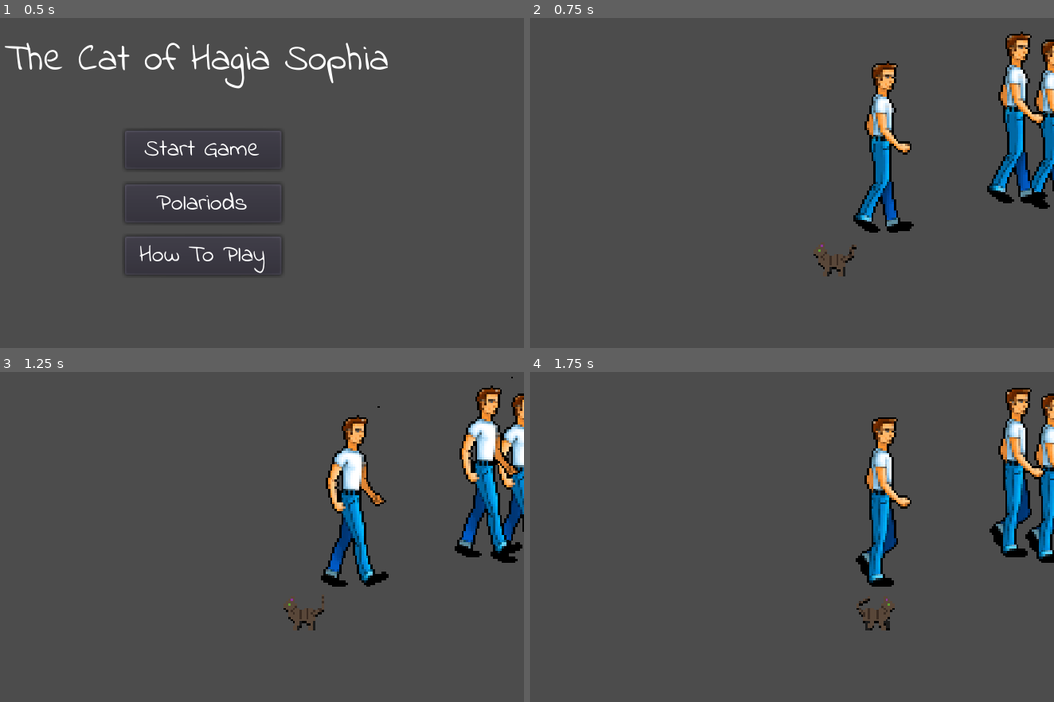
Above: before the commit, frames 1-4 (two rows, left to right).
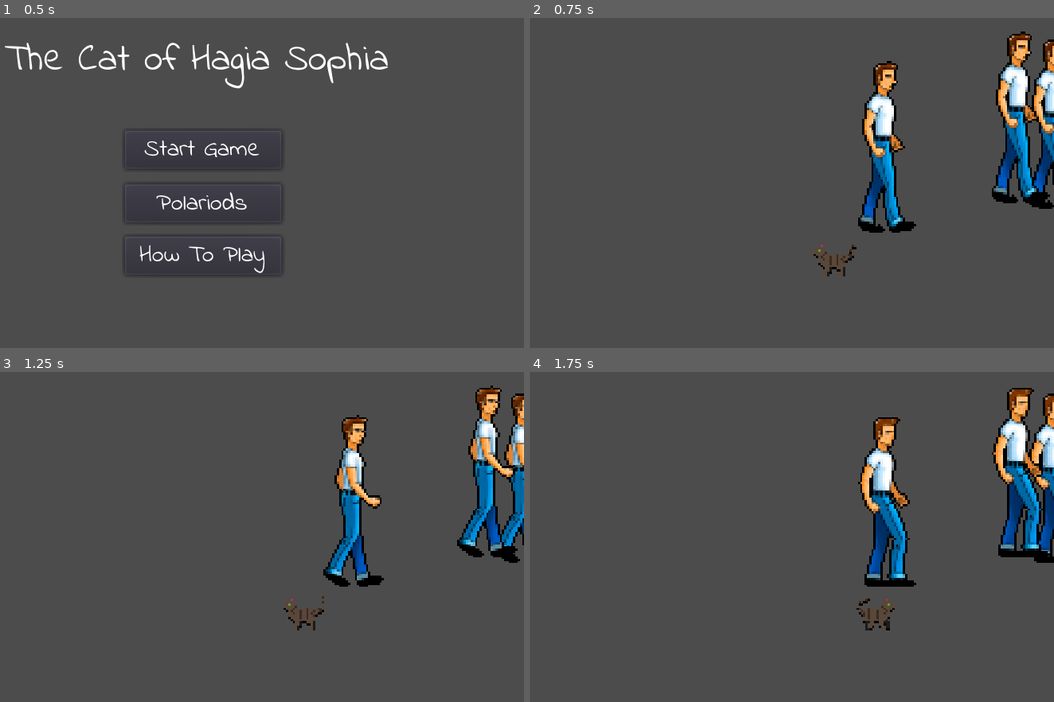
Above: after the commit, the same moments.

Repository: Frozander/BAUGamejam2021
Game: Godot game, scene res://Scenes/TitleScreen.tscn
Two runs of this game, one before a commit and one after it. Both use one fixed random seed, a clock stepped at 60 frames per second and the inputs below. Sound files missing from this copy of the repository are replaced by a short silence.
Inputs:
- Up to frame 1 (0.5 s): no input
- Up to frame 2 (0.75 s): click "Start Game" at 0.5 s
- Up to frame 3 (1.25 s): no input
- Up to frame 4 (1.75 s): hold Right (ui_right) from 1.28 s (still down); tap Space (ui_select) at 1.52 s

Frame 1 is identical in both runs. In frame 2, 5.3% of the frame differs, in the area x 61-100%, y 4-66%; in frame 3, 5.8%; in frame 4, 6.6%, in the area x 62-100%, y 4-66%.

Commit message:
Added petting animations to Person and fixed the walking animation

Diff:
--- a/Assets/Prefabs/Person.tscn
+++ b/Assets/Prefabs/Person.tscn
@@ -51,6 +51,14 @@
 atlas = ExtResource( 1 )
 region = Rect2( 128, 162, 64, 81 )
 
+[sub_resource type="AtlasTexture" id=16]
+atlas = ExtResource( 1 )
+region = Rect2( 384, 162, 64, 81 )
+
+[sub_resource type="AtlasTexture" id=17]
+atlas = ExtResource( 1 )
+region = Rect2( 448, 162, 64, 81 )
+
 [sub_resource type="SpriteFrames" id=13]
 animations = [ {
 "frames": [ SubResource( 1 ) ],
@@ -62,6 +70,11 @@
 "loop": true,
 "name": "walk",
 "speed": 9.0
+}, {
+"frames": [ SubResource( 16 ), SubResource( 17 ) ],
+"loop": true,
+"name": "pet",
+"speed": 5.0
 } ]
 
 [sub_resource type="RectangleShape2D" id=14]
@@ -78,8 +91,7 @@
 position = Vector2( -5.96046e-08, -5.96046e-08 )
 scale = Vector2( 1.5, 1.5 )
 frames = SubResource( 13 )
-animation = "walk"
-frame = 5
+animation = "pet"
 
 [node name="PetZone" type="CollisionShape2D" parent="."]
 position = Vector2( 14.8937, 18.5179 )
--- a/project.godot
+++ b/project.godot
@@ -30,7 +30,7 @@
 
 [editor_plugins]
 
-enabled=PoolStringArray(  )
+enabled=PoolStringArray( "godot-git-control.funabab" )
 
 [importer_defaults]
 
Not shown: 1 places in Assets/Prefabs/Person.tscn that only renumber resources
Binary file changed: Assets/Sprites/Person/guy2.png
